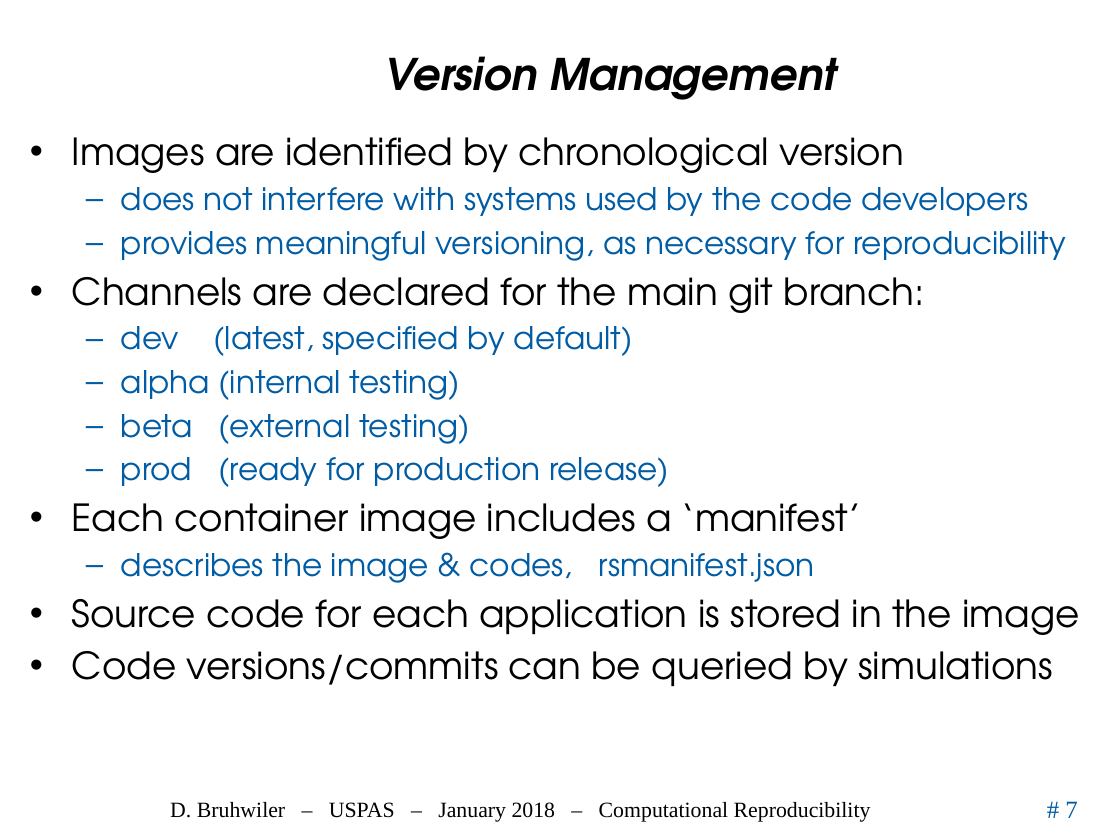
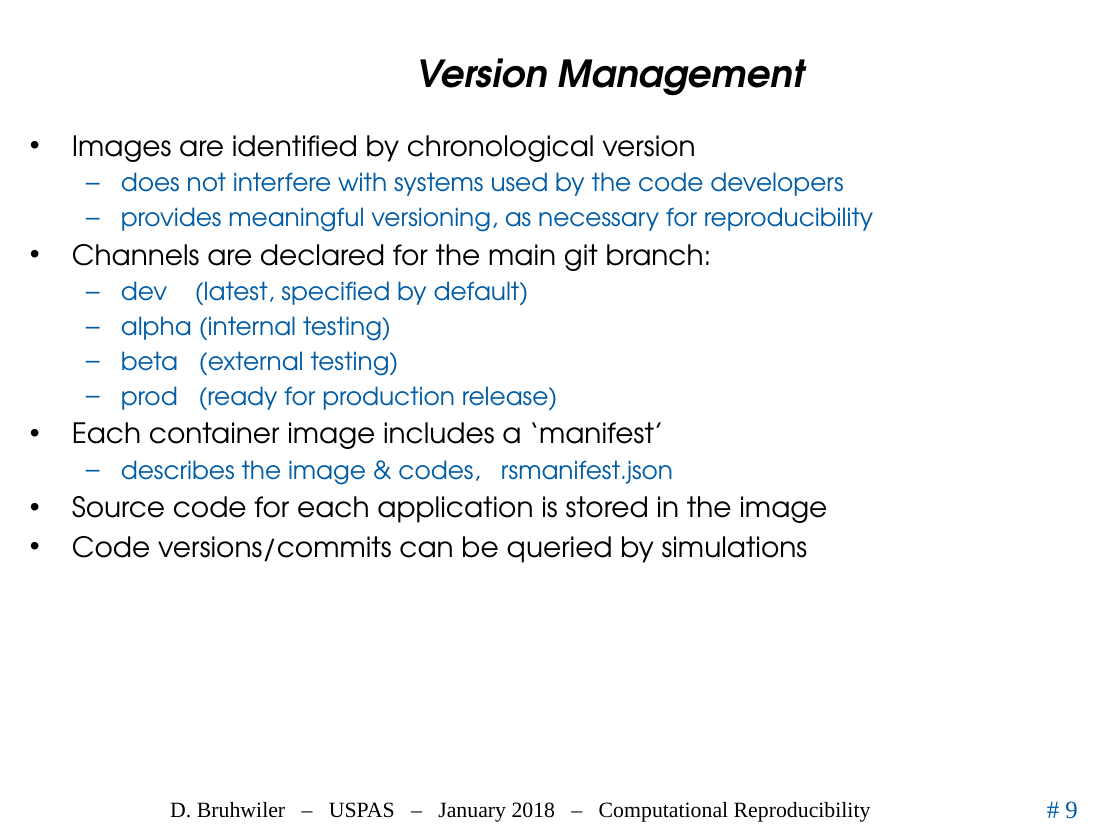
Before and after one commit to uspas/simbeamplasma18, a slide deck: slide 9 of computational_reproducibility/lecture/2018_ComputationalReproducibility_Bruhwiler_USPAS.pptx (slide 7 before the commit). Drawn at 1120x840 pixels with LibreOffice and Linux fonts; fonts in the diff are those of the drawing; background and template pictures are left out. Boxes give left, top, right and bottom in pixels: in the first picture for what was removed or moved away, otherwise in the second. Text is boxed around its words. In the diff, an @@ line names an element or a change of style, - is before the commit and + after.

```diff
--- a/computational_reproducibility/lecture/2018_ComputationalReproducibility_Bruhwiler_USPAS.pptx
+++ b/computational_reproducibility/lecture/2018_ComputationalReproducibility_Bruhwiler_USPAS.pptx
@@ title "Version Management" at (416, 58, 804, 96): size 28 to 24 pt @@
@@ text "Images are identified by chronological ..." at (72, 135, 873, 563): size 24 to 18 pt in "Images are identified by chronological version", "Channels are declared for the main git ...", "Each container image includes a ‘manifest’", "Source code for each application is stored ..." and 1 more places; size 20 to 16 pt in "does not interfere with systems used by ...", "provides meaningful versioning, as necessary for reproducibi ...", "dev (latest, specified by default)", "alpha (internal testing)" and 3 more places; less space between paragraphs @@
@@ page number at (1065, 801, 1077, 819): text changed @@
-# 7
+# 9
```
Also in this commit, not shown: 8 other slides changed, 2 slides added.
